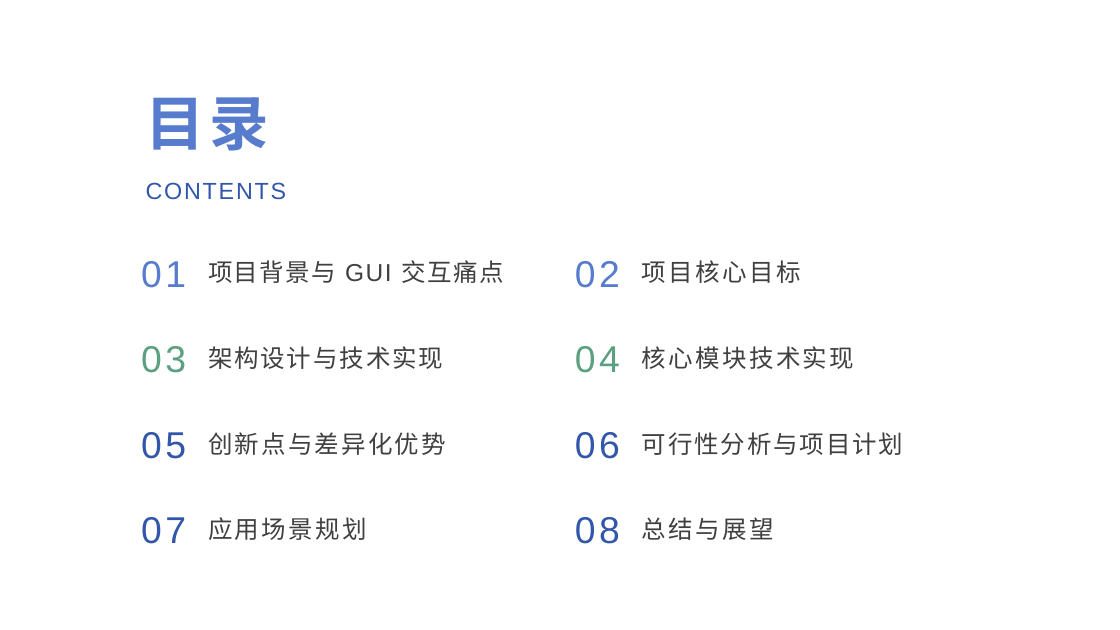
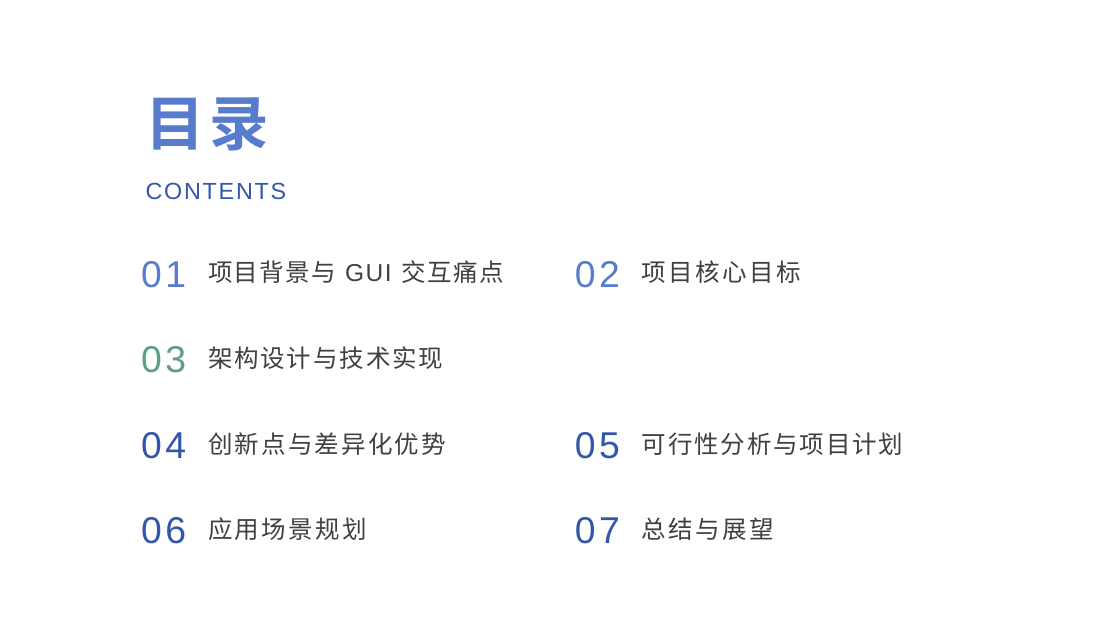
Before and after one commit to 221240008/2025_AI_projrct, a slide deck: slide 2 of 中期展示.pptx. Drawn at 1120x630 pixels with LibreOffice and Linux fonts; fonts in the diff are those of the drawing. Boxes give left, top, right and bottom in pixels: in the first picture for what was removed or moved away, otherwise in the second. Text is boxed around its words. In the diff, an @@ line names an element or a change of style, - is before the commit and + after.

```diff
--- a/中期展示.pptx
+++ b/中期展示.pptx
@@ text removed at bbox=[575, 346, 620, 373] @@
-04
@@ text removed at bbox=[642, 346, 854, 369] @@
-核心模块技术实现
@@ text at bbox=[141, 432, 186, 459]: text changed @@
-05
+04
@@ text at bbox=[575, 432, 620, 459]: text changed @@
-06
+05
@@ text at bbox=[141, 517, 186, 544]: text changed @@
-07
+06
@@ text at bbox=[575, 517, 620, 544]: text changed @@
-08
+07
```
Also in this commit, not shown: 7 other slides changed, 1 other file.
